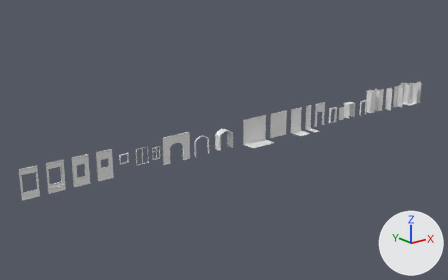
Before and after pictures for a commit that changed the FBX model UnityProject/Assets/LevelDesignSetup1.fbx.
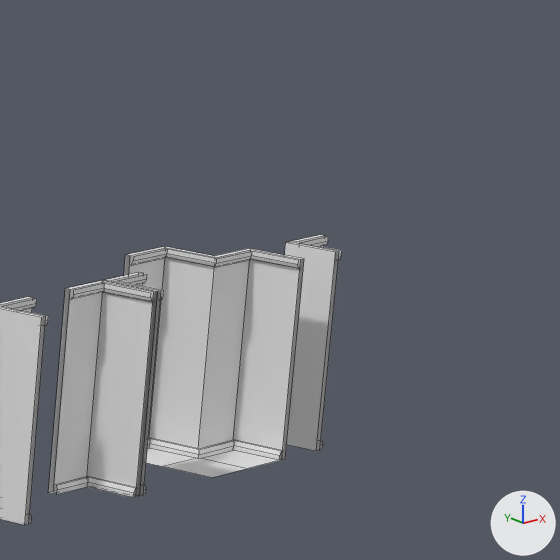
The first picture shows the older version from a 50 mm camera at (-0.655, -0.614, 0.259) aimed at (-0.136, 0.035, -0.001). The close-ups show both versions on the part from 87% to 99% of the width and 21% to 41% of the height of that picture; other places that the commit changed are outside them. Every picture has the same lights, and +X, +Y and +Z are marked at lower right. The close-ups show mesh edges as thin lines. Where no turn or scale is listed for an object, it has been applied to the vertices.

Script lines for the objects in view, before the commit:
```python
me_floor_regular_fordoublecorners = bpy.data.meshes.new('floor_regular_ForDoubleCorners')
me_floor_regular_fordoublecorners.from_pydata([(0.01, -0.01, 0.0), (-0.01, -0.01, 0.0), (-0.01, 0.01, 0.0), (0.0, -0.01, 0.0), (0.0, 0.01, 0.0), (-0.01, 0.0, 0.0), (0.01, 0.0, 0.0), (0.0, 0.0, 0.0)], [], [(5, 7, 4, 2), (3, 0, 6, 7), (1, 3, 7, 5)])
me_floor_regular_fordoublecorners.materials.append(mat_none__woodfloor_base_png)  # its picture is missing
me_wall_regular_cornerelement_f = bpy.data.meshes.new('wall_regular_cornerElement_F')
me_wall_regular_cornerelement_f.from_pydata(...)  # 36 vertices, 20 faces; spans x -0.001..0.01, y -0.01..0.001, z 0.0..0.035
me_wall_regular_cornerelement_f.materials.append(mat_none__concretewall_v1_png)  # its picture is missing
me_wall_regular_t_corner_l = bpy.data.meshes.new('wall_regular_T-corner_L')
me_wall_regular_t_corner_l.from_pydata(...)  # 36 vertices, 20 faces; spans x 0.0..0.01, y -0.01..0.001, z 0.0..0.035
me_wall_regular_t_corner_l.materials.append(mat_none__concretewall_v1_png)  # its picture is missing
ob_floor_regular_fordoublecorners = bpy.data.objects.new('floor_regular_ForDoubleCorners', me_floor_regular_fordoublecorners)
ob_floor_regular_fordoublecorners.location = (0.24, 0.0, 0.0)
ob_wall_regular_cornerelement_f = bpy.data.objects.new('wall_regular_cornerElement_F', me_wall_regular_cornerelement_f)
ob_wall_regular_cornerelement_f.location = (0.18, 0.0, 0.0)
ob_wall_regular_t_corner_l = bpy.data.objects.new('wall_regular_T-corner_L', me_wall_regular_t_corner_l)
ob_wall_regular_t_corner_l.location = (0.21, 0.0, 0.0)
# also in view: 'wall_regular_DoubleCorner' at (0.241, 0.001, 0.017); 'wall_regular_T-corner_R' at (0.205, -0.005, 0.018); 'wall_regular_CompensateCorner' at (0.265, -0.005, 0.018)
```
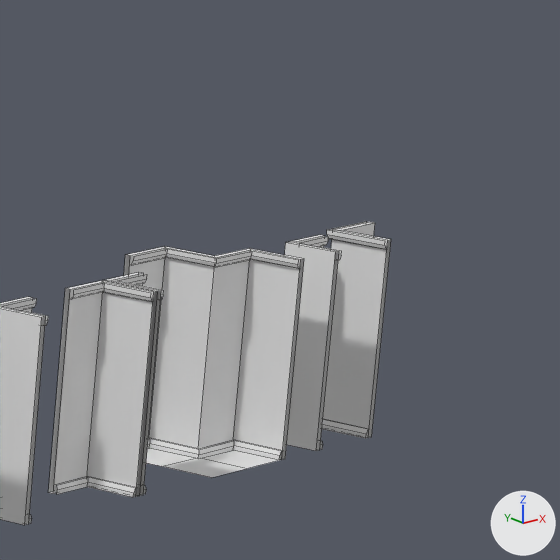
Edits to the scene script, one JSON object a line:
```json
{"op": "add", "block": "me_wall_regular_cornerelement_b_compensate", "code": ["me_wall_regular_cornerelement_b_compensate = bpy.data.meshes.new('wall_regular_cornerElement_B_Compensate')", "me_wall_regular_cornerelement_b_compensate.from_pydata(...)  # 36 vertices, 20 faces; spans x -0.0005..0.0112, y -0.011..0.0007, z 0.0..0.035", "me_wall_regular_cornerelement_b_compensate.materials.append(mat_none__concretewall_v1_png)  # its picture is missing"]}
{"op": "add", "block": "ob_wall_regular_cornerelement_b_compensate", "code": ["ob_wall_regular_cornerelement_b_compensate = bpy.data.objects.new('wall_regular_cornerElement_B_Compensate', me_wall_regular_cornerelement_b_compensate)", "ob_wall_regular_cornerelement_b_compensate.location = (0.275, 0.001, 0.0)"]}
```

Boxes [x1, y1, x2, y2] around the edits, measured in the close-ups (560 x 560 px):
```json
{"object": "wall_regular_cornerElement_B_Compensate", "change": "added", "after": [322, 221, 391, 438]}
```
